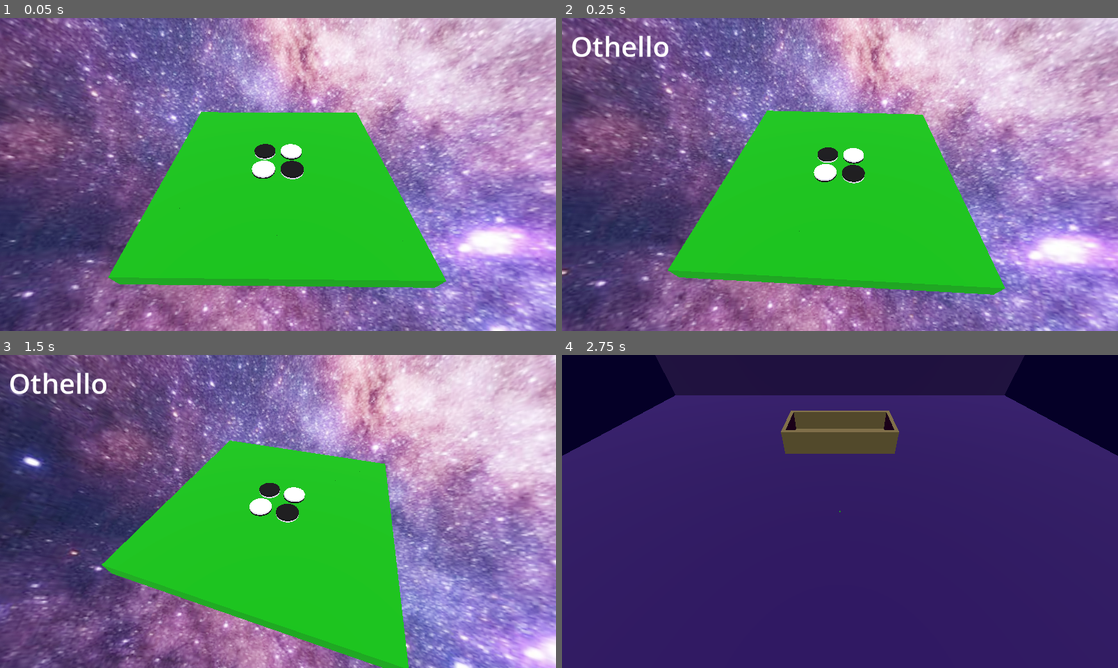
Above: before the commit, frames 1-4 (two rows, left to right).
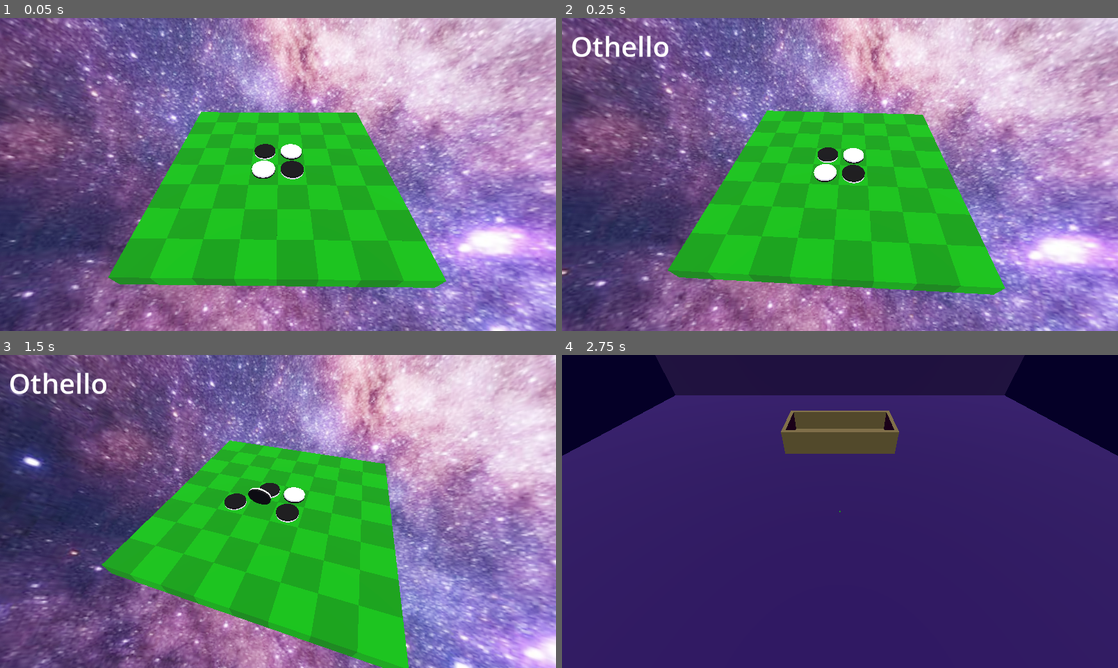
Above: after the commit, the same moments.

Repository: phrasmotica/othello
Game: Godot game, scene res://scenes/3d/main_menu_3d.tscn
Same seed, same stepped clock (60 frames per second), same inputs: the game is played once before the commit and once after it.
Inputs (mouse positions are in pixels of both pictures, inside the frame that each line leads up to):
- Up to frame 1 (0.05 s): no input
- Up to frame 2 (0.25 s): no input
- Up to frame 3 (1.5 s): move the mouse to (400, 495) at 0.52 s; hold C (peek_counter_box) 0.53-1.25 s; click (400, 495) at 0.67 s; click "Start Game" at 1.25 s
- Up to frame 4 (2.75 s): drag from (728, 527) to (812, 574) at 2.02 s

The runs differ from the first frame. In frame 1, 12% of the frame differs, in the area x 19-77%, y 30-86%; in frame 2, 12%; in frame 3, 12%, in the area x 18-73%, y 28-97%; in frame 4, nothing differs.

Commit message:
Add flag to Board3D script for making the board wait to be manually started

Diff:
--- a/scenes/3d/game_3d.tscn
+++ b/scenes/3d/game_3d.tscn
@@ -163,6 +163,7 @@
 
 [node name="Board3D" parent="." instance=ExtResource("2_2hvj3")]
 transform = Transform3D(1, 0, 0, 0, 1, 0, 0, 0, 1, 0, 2, 0)
+wait_for_start = true
 
 [node name="CameraRig" parent="Board3D" instance=ExtResource("5_o4xlo")]
 transform = Transform3D(1, 0, 0, 0, 0.707107, -0.707107, 0, 0.707107, 0.707107, 0, 0, 0)
--- a/scripts/3d/board_3d.gd
+++ b/scripts/3d/board_3d.gd
@@ -8,6 +8,9 @@
 			initial_state = value
 
 			_initialise()
+
+@export
+var wait_for_start := false
 
 @export_group("Animation")
 
@@ -50,7 +53,7 @@
 signal board_reset(old_state: BoardStateData, new_state: BoardStateData)
 
 func _ready() -> void:
-	if Engine.is_editor_hint():
+	if not wait_for_start:
 		start_game()
 
 func start_game() -> void:
